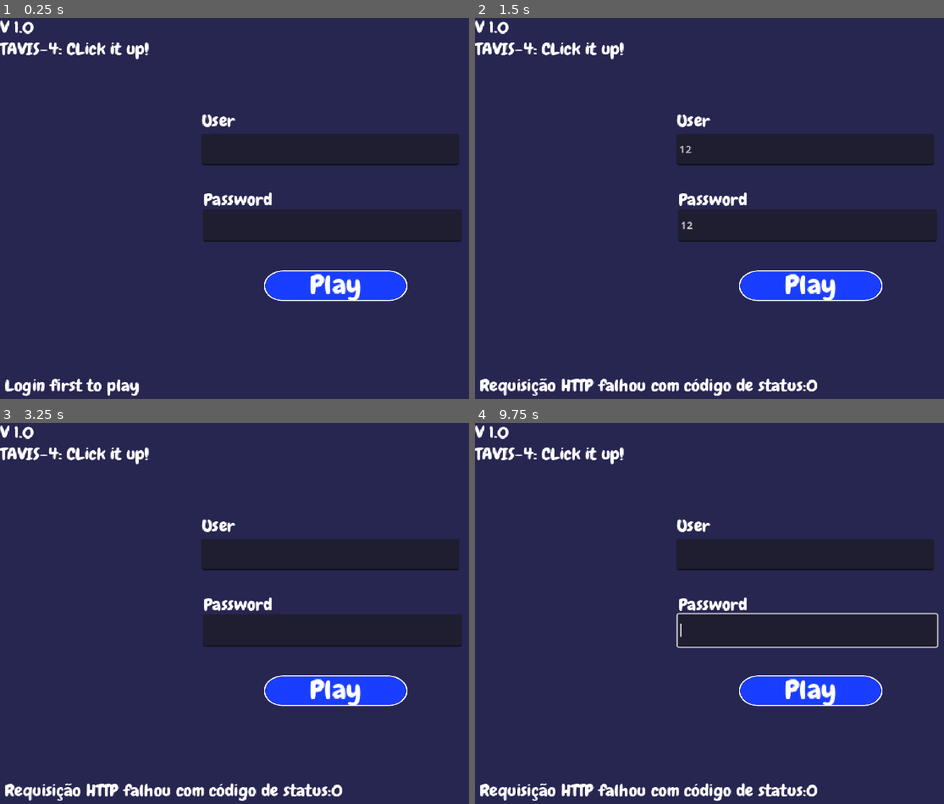
Above: before the commit, frames 1-4 (two rows, left to right).
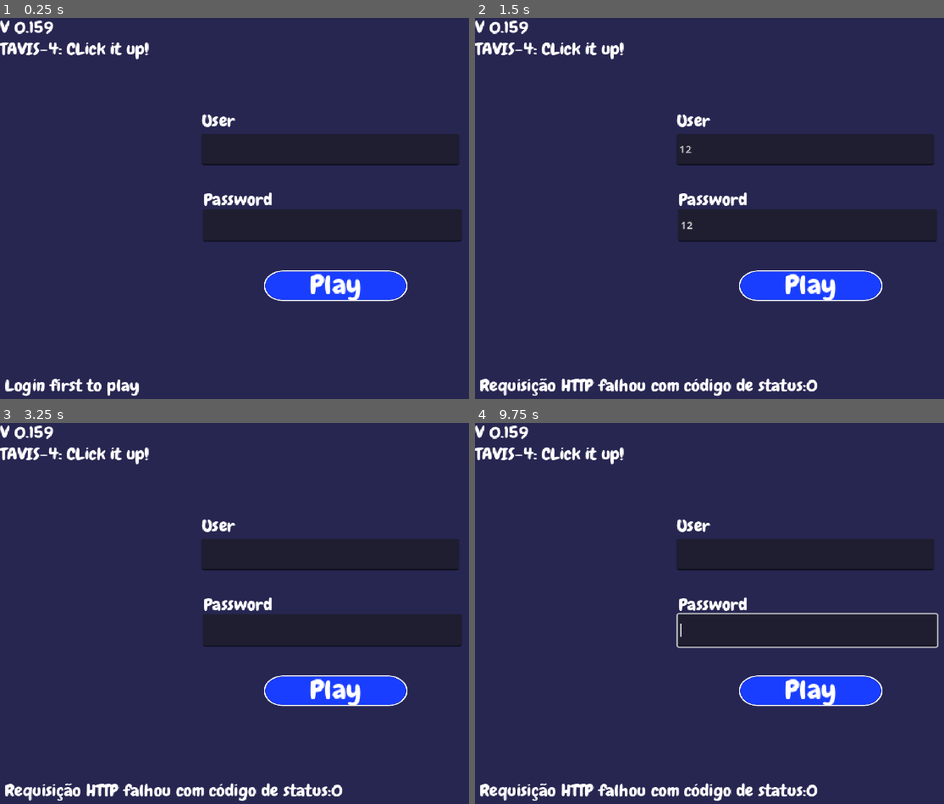
Above: after the commit, the same moments.

Repository: Hunter-Soft/Prototipo-MonstrosSA
Game: Godot game, scene res://brain_pack/login_scene/login_scene.tscn
Same seed, same stepped clock (60 frames per second), same inputs: the game is played once before the commit and once after it.
Inputs (mouse positions are in pixels of both pictures, inside the frame that each line leads up to):
- Up to frame 1 (0.25 s): no input
- Up to frame 2 (1.5 s): click (803, 151) at 0.52 s; type "12" at 0.6 s; click (807, 223) at 0.75 s; type "12" at 0.83 s; click "ENTER" at 1.25 s
- Up to frame 3 (3.25 s): click "ENTER" at 2 s; tap Enter (ui_accept) at 2.75, 3.02 s; move the mouse to (outside the picture) at 2.77 s; tap Tab (login) at 2.85 s; click (outside the picture) at 2.92 s
- Up to frame 4 (9.75 s): tap Enter (ui_accept) at 3.5, 4.25, 5, 5.75, 6.02, 6.5, 9.02 s; drag from (676, 632) to (779, 689) at 3.52 s; move the mouse to (883, 529) at 4.27 s; tap Tab (login) every 1.5 s from 4.35 to 8.85 s; drag from (779, 689) to (611, 556) at 5.02 s; move the mouse to (outside the picture) at 5.77 s; hold Down (ui_down) 5.78-6.5 s; drag from (611, 556) to (714, 518) at 6.52 s; move the mouse to (845, 613) at 7.27 s; hold Down (ui_down) 7.28-8 s; click (845, 613) at 7.42 s; drag from (714, 518) to (676, 632) at 8.02 s; move the mouse to (outside the picture) at 8.77 s; drag from (676, 632) to (779, 689) at 9.52 s

The runs differ from the first frame. In frame 1, 0.2% of the frame differs, in the area x 3-12%, y 0-5%; in frame 2, 0.2%; in frame 3, 0.2%; in frame 4, 0.2%.

Commit message:
coisas pequenas

Diff:
--- a/tavis_4_project/brain_pack/login_scene/login_scene.tscn
+++ b/tavis_4_project/brain_pack/login_scene/login_scene.tscn
@@ -345,7 +345,7 @@
 offset_right = 393.0
 offset_bottom = 69.0
 theme_override_fonts/font = SubResource("FontFile_a46fp")
-text = "V 1.0
+text = "V 0.159
 
 "
 
--- a/tavis_4_project/project.godot
+++ b/tavis_4_project/project.godot
@@ -11,6 +11,7 @@
 [application]
 
 config/name="TAVIS-4_project"
+config/version="0.159"
 run/main_scene="uid://co5ob810hv88b"
 config/features=PackedStringArray("4.6", "Forward Plus")
 config/icon="res://icon.svg"
Not shown, changed: tavis_4_project/export_presets.cfg
